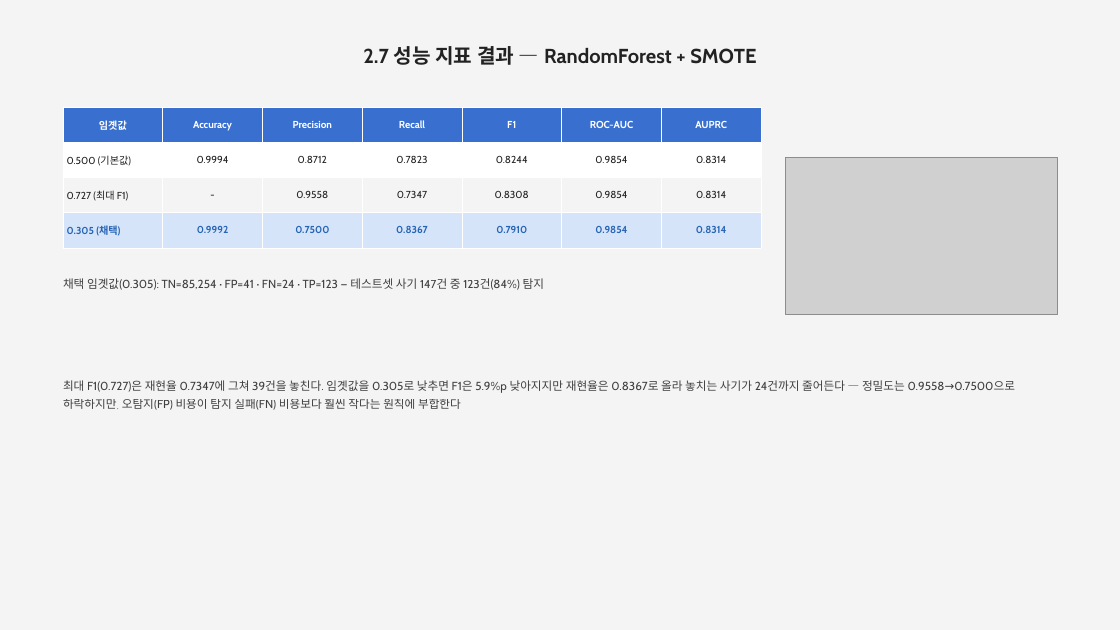
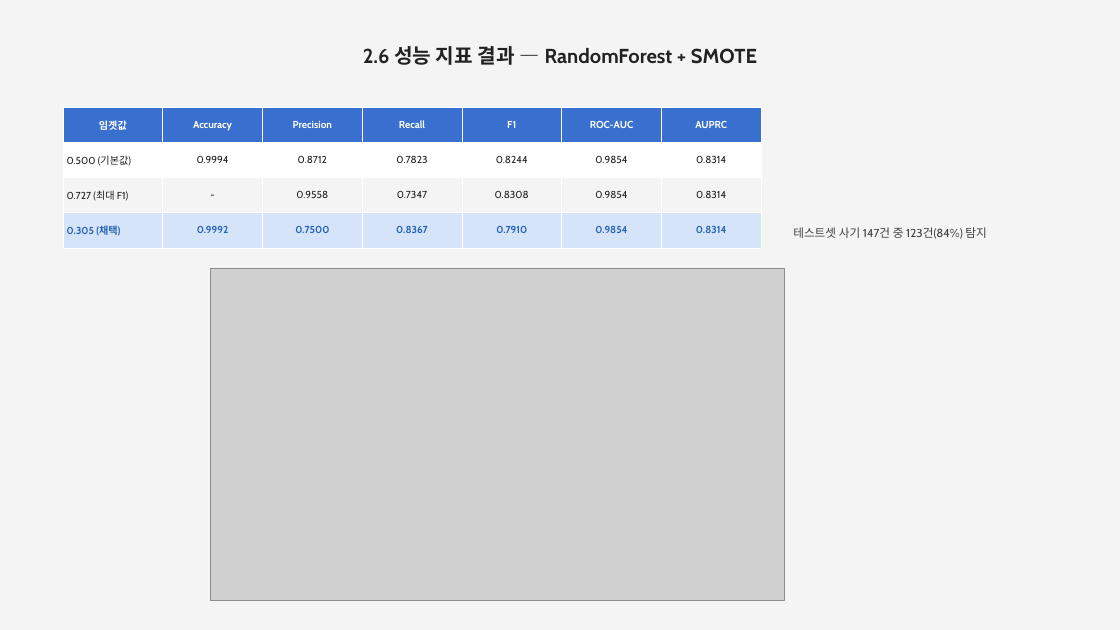
Before and after one commit to jcs19752510-ui/semi_project, a slide deck: slide 12 of report/4차/3_Credit_Card_Fraud_Detection(1).pptx. Drawn at 1120x630 pixels with LibreOffice and Linux fonts; fonts in the diff are those of the drawing; grey boxes stand for pictures. Boxes give left, top, right and bottom in pixels: in the first picture for what was removed or moved away, otherwise in the second. Text is boxed around its words. In the diff, an @@ line names an element or a change of style, - is before the commit and + after.

```diff
--- a/report/4차/3_Credit_Card_Fraud_Detection(1).pptx
+++ b/report/4차/3_Credit_Card_Fraud_Detection(1).pptx
@@ text at (363, 46, 757, 65): text changed @@
-2.7 성능 지표 결과 — RandomForest + SMOTE
+2.6 성능 지표 결과 — RandomForest + SMOTE
@@ text at (793, 227, 986, 239): text changed @@
-채택 임곗값(0.305): TN=85,254 · FP=41 · FN=24 · TP=123 — 테스트셋 사기 147건 중 123건(84%) 탐지
+테스트셋 사기 147건 중 123건(84%) 탐지
@@ picture: place and size @@
-picture at (786, 157, 1057, 315)
+picture at (210, 268, 784, 600)
@@ text removed at (63, 380, 993, 410) @@
-최대 F1(0.727)은 재현율 0.7347에 그쳐 39건을 놓친다. 임곗값을 0.305로 낮추면 F1은 5.9%p 낮아지지만 재현율은 0.8367로 올라 놓치는 사기가 24건까지 줄어든다 — 정밀도는 0.9558→0.7500으로 하락하지만, 오탐지(FP) 비용이 탐지 실패(FN) 비용보다 훨씬 작다는 원칙에 부합한다.
```
Also in this commit, not shown: 9 other slides changed, 1 slide removed, 2 other files.
